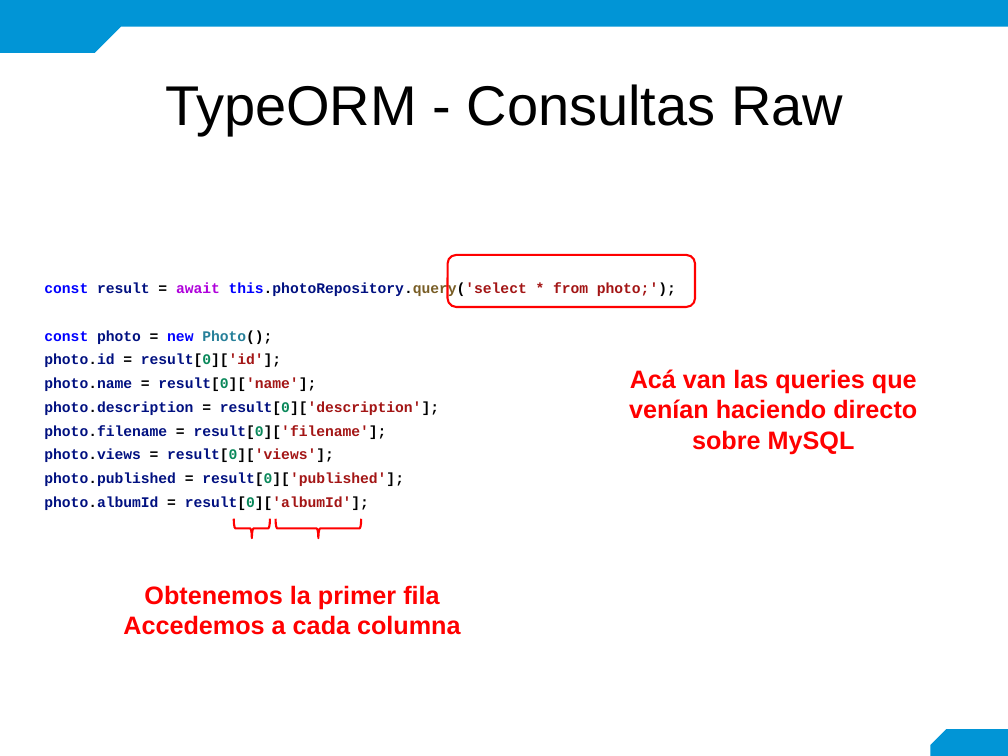
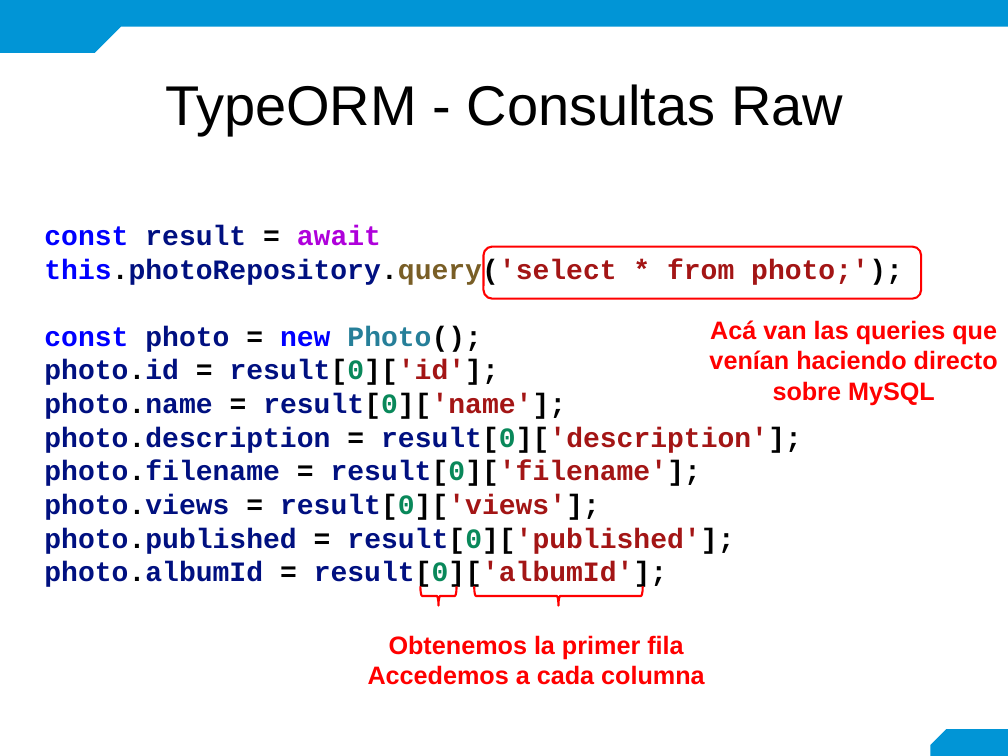
Before and after one commit to mariela21180/concesionaria, a slide deck: slide 17 of modulo6/6.1.1/- Teoria/6.1.1. Conexión API-DB.pptx. Drawn at 1008x756 pixels with LibreOffice and Linux fonts; fonts in the diff are those of the drawing; background and template pictures are left out. Boxes give left, top, right and bottom in pixels: in the first picture for what was removed or moved away, otherwise in the second. Text is boxed around its words. In the diff, an @@ line names an element or a change of style, - is before the commit and + after.

```diff
--- a/modulo6/6.1.1/- Teoria/6.1.1. Conexión API-DB.pptx
+++ b/modulo6/6.1.1/- Teoria/6.1.1. Conexión API-DB.pptx
@@ text "const result = await this.photoRepository.query('select ...": place and size @@
-text "const result = await this.photoRepository.query('select ..." at box(44, 282, 676, 510)
+text "const result = await this.photoRepository.query('select ..." at box(44, 225, 903, 589)
@@ text "const result = await this.photoRepository.query('select ..." at box(44, 225, 903, 589): size 10.5 to 20 pt; line spacing 1.36 to 1 @@
@@ rounded rectangle: place and size @@
-rounded rectangle at box(448, 255, 696, 307)
+rounded rectangle at box(484, 247, 921, 299)
@@ text "Acá van las queries que ...": place and size @@
-text "Acá van las queries que ..." at box(629, 369, 917, 454)
+text "Acá van las queries que ..." at box(709, 320, 998, 405)
@@ right brace: place and size @@
-right brace at box(233, 519, 270, 538)
+right brace at box(420, 586, 456, 605)
@@ right brace: place and size @@
-right brace at box(275, 519, 361, 538)
+right brace at box(474, 587, 642, 606)
@@ text "Obtenemos la primer fila": place and size @@
-text "Obtenemos la primer fila" at box(123, 585, 461, 635)
+text "Obtenemos la primer fila" at box(368, 635, 705, 685)
```
Also in this commit, not shown: 12 other slides changed.
